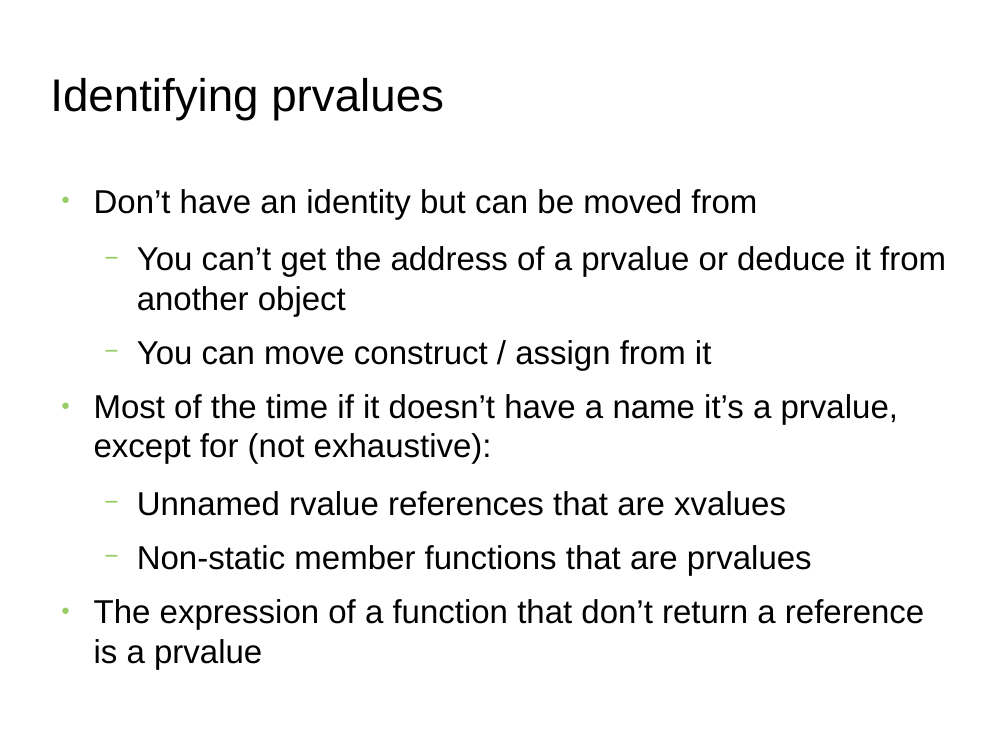
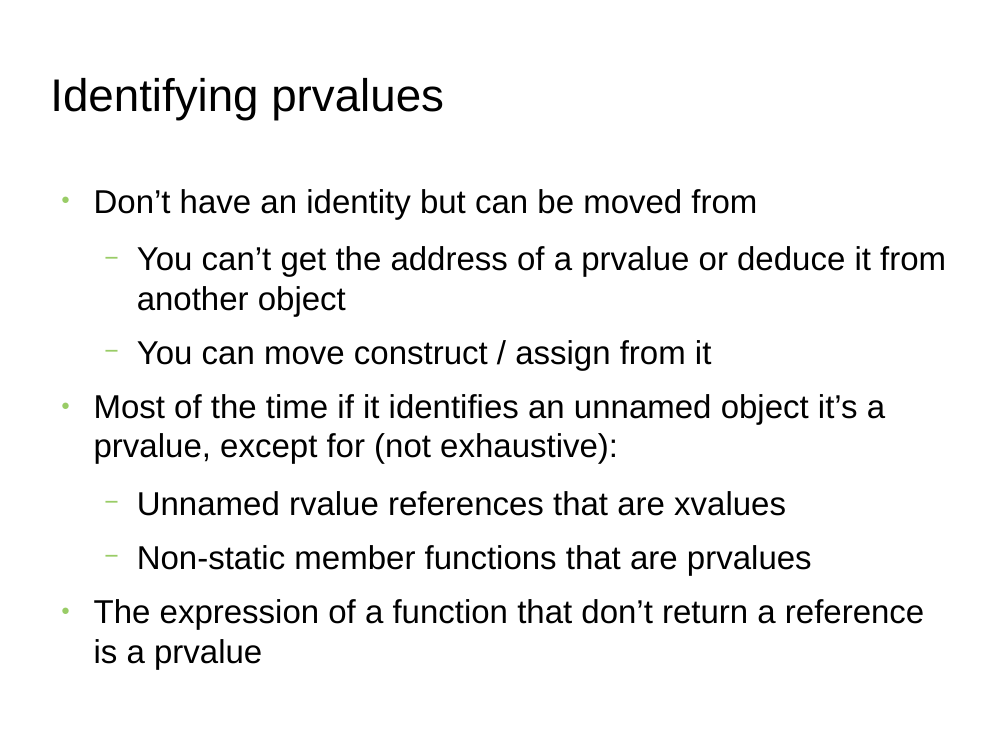
Before and after one commit to FranckRJ/CPP-trainings, a slide deck: slide 14 of traning-move.odp (slide 13 before the commit). Drawn at 1008x756 pixels with LibreOffice and Linux fonts; fonts in the diff are those of the drawing; background and template pictures are left out. Boxes give left, top, right and bottom in pixels: in the first picture for what was removed or moved away, otherwise in the second. Text is boxed around its words. In the diff, an @@ line names an element or a change of style, - is before the commit and + after.

```diff
--- a/traning-move.odp
+++ b/traning-move.odp
@@ text at [94, 394, 885, 464]: text changed @@
-● Most of the time if it doesn’t have a name it’s a prvalue, except for (not exhaustive):
+● Most of the time if it identifies an unnamed object it’s a prvalue, except for (not exhaustive):
```
Also in this commit, not shown: 7 other slides changed, 1 slide added.
